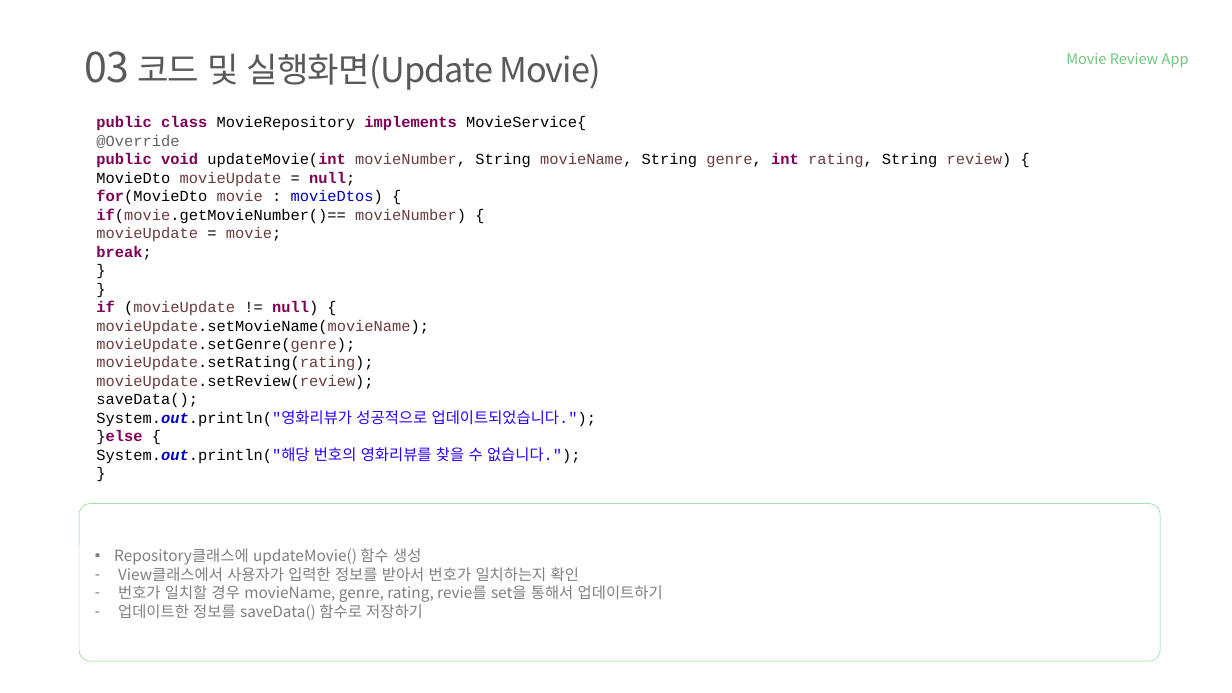
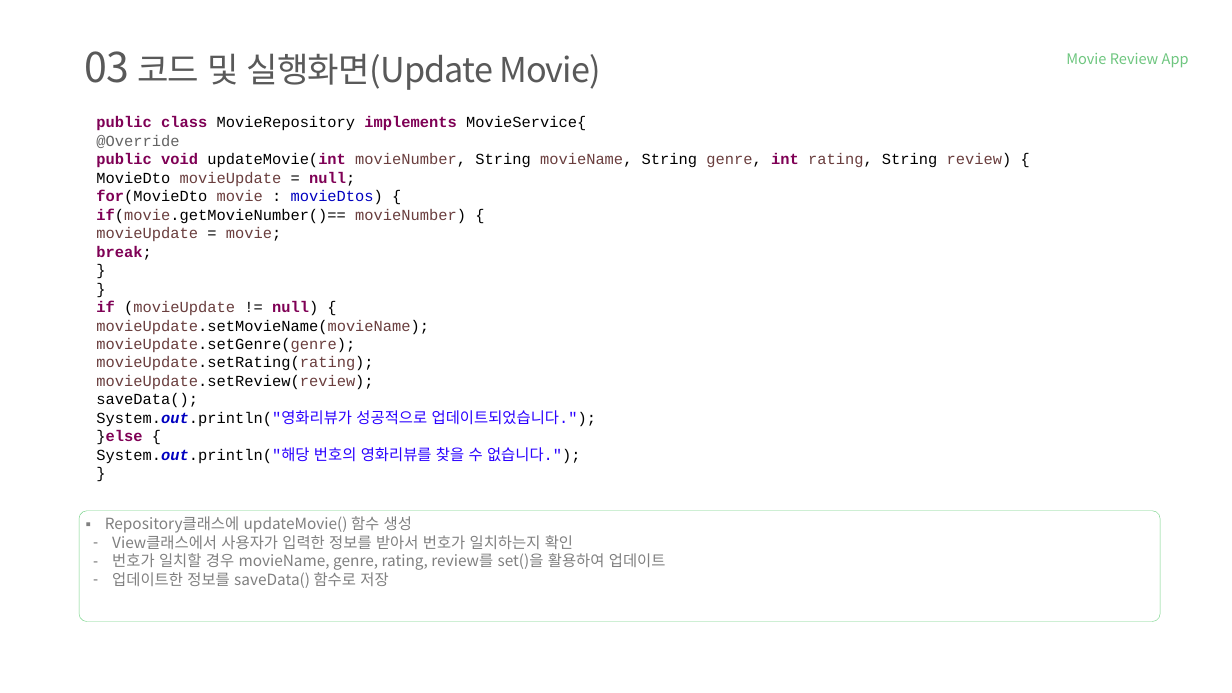
Before and after one commit to tnwjd121/MovieApp, a slide deck: slide 14 of ppt/국비(정보처리기능사)_백수정.pptx. Drawn at 1232x693 pixels with LibreOffice and Linux fonts; fonts in the diff are those of the drawing; background and template pictures are left out. Boxes give left, top, right and bottom in pixels: in the first picture for what was removed or moved away, otherwise in the second. Text is boxed around its words. In the diff, an @@ line names an element or a change of style, - is before the commit and + after.

```diff
--- a/ppt/국비(정보처리기능사)_백수정.pptx
+++ b/ppt/국비(정보처리기능사)_백수정.pptx
@@ text "Repository클래스에 updateMovie() 함수 생성": place and size @@
-text "Repository클래스에 updateMovie() 함수 생성" at [114, 548, 663, 620]
+text "Repository클래스에 updateMovie() 함수 생성" at [105, 516, 666, 588]
@@ rounded rectangle: place and size @@
-rounded rectangle at [79, 504, 1160, 662]
+rounded rectangle at [79, 511, 1160, 622]
@@ text at [112, 532, 573, 549]: indent changed @@
@@ text at [112, 553, 666, 588]: text changed @@
-– 번호가 일치할 경우 movieName, genre, rating, revie를 set을 통해서 업데이트하기
-– 업데이트한 정보를 saveData() 함수로 저장하기
+– 번호가 일치할 경우 movieName, genre, rating, review를 set()을 활용하여 업데이트
+– 업데이트한 정보를 saveData() 함수로 저장
```
Also in this commit, not shown: 19 other slides changed.
